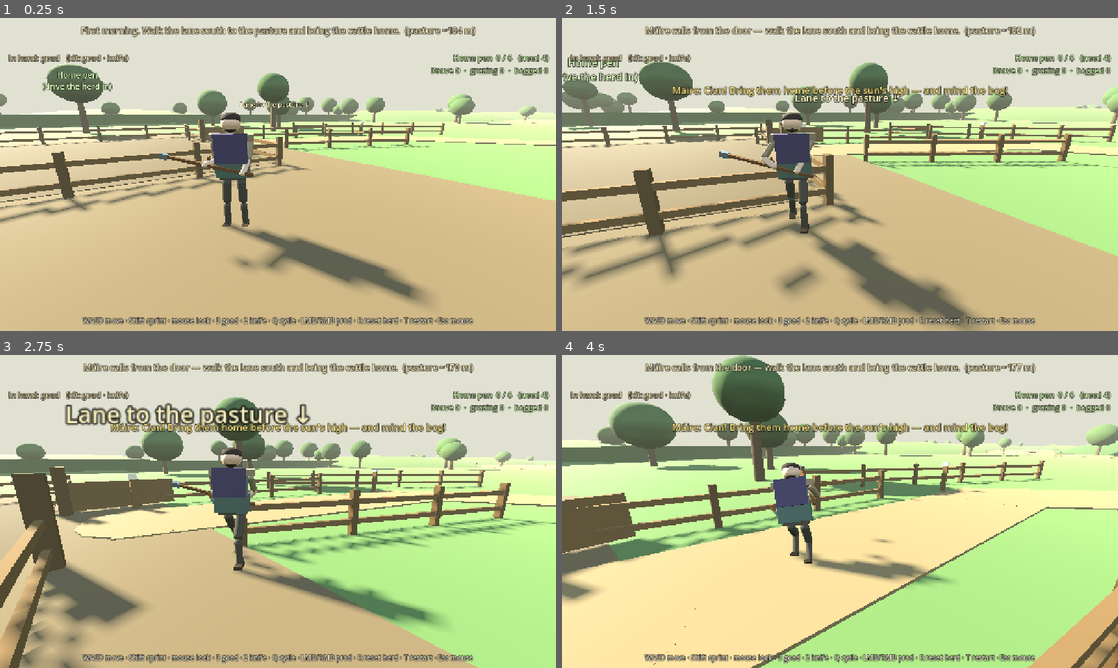
Above: before the commit, frames 1-4 (two rows, left to right).
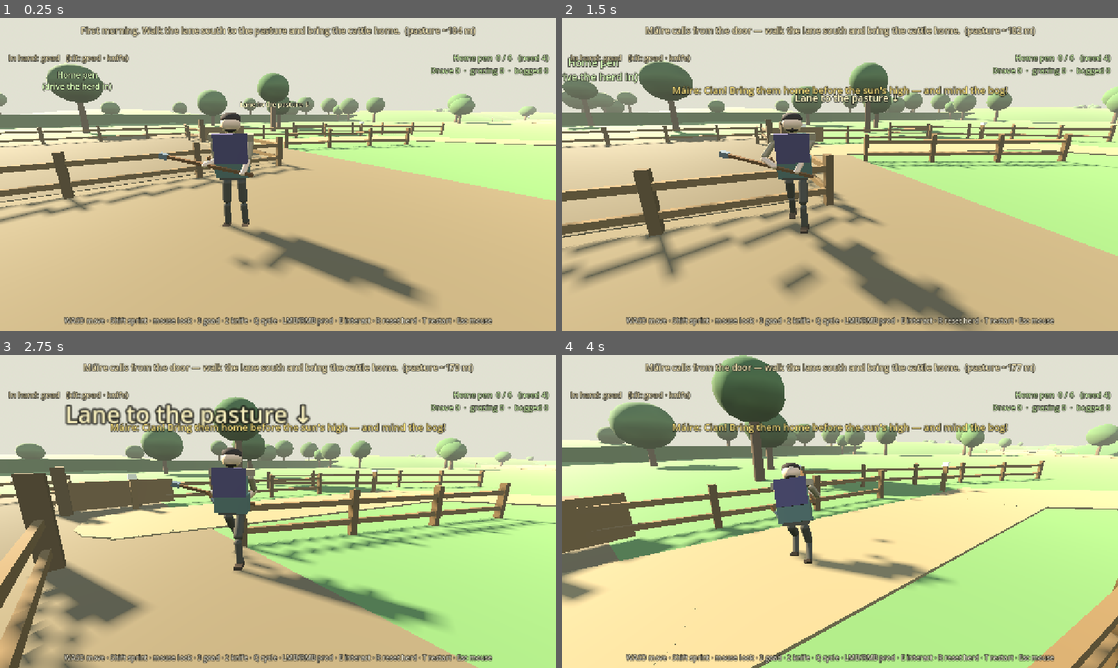
Above: after the commit, the same moments.

Repository: fortins4/devPlayground
Game: Godot game, scene res://scenes/prologue/opening_cattle_drive.tscn
Same seed, same stepped clock (60 frames per second), same inputs: the game is played once before the commit and once after it. This scene is started directly instead of the project's main scene.
Inputs (mouse positions are in pixels of both pictures, inside the frame that each line leads up to):
- Up to frame 1 (0.25 s): no input
- Up to frame 2 (1.5 s): tap Enter at 0.5 s; move the mouse to (867, 174) at 0.52 s; hold E (interact) 0.53-1.28 s; hold W (move_forward) from 0.53 s (still down); click (867, 174) at 0.67 s; tap Space (jump) at 0.77 s; tap Shift (sprint) at 0.8, 1.35 s; move the mouse to (812, 174) at 1.27 s; click (812, 174) at 1.42 s
- Up to frame 3 (2.75 s): keep holding W (move_forward); tap Space (jump) at 1.52 s; tap E (interact) at 1.55 s; move the mouse to (289, 505) at 2.02 s; hold Right mouse button (attack_heavy) from 2.03 s (still down); click (289, 505) at 2.17 s; tap Shift (sprint) at 2.3 s
- Up to frame 4 (4 s): keep holding W (move_forward); move the mouse to (834, 517) at 2.77 s; release Right mouse button (attack_heavy) at 2.78 s; click (834, 517) at 2.85 s; tap Space (jump) at 3.02, 3.77 s; tap E (interact) at 3.05 s; move the mouse to (878, 514) at 3.52 s; hold H (band_toggle) from 3.53 s (still down); click (878, 514) at 3.67 s; tap Shift (sprint) at 3.8 s

The runs differ from the first frame. In frame 1, 1.3% of the frame differs, in the area x 11-89%, y 95-99%; in frame 2, 1.3%; in frame 3, 1.3%; in frame 4, 1.4%.

Commit message:
Opening bucket fill trough chore at spring scoop
Additive greybox chore on the opening cattle drive: pick up bucket near
byre, fill at clear spring scoop pool (not murky outflow), pour into byre
trough for soft progress cue. Cattle soft success unchanged.

Diff:
--- a/scenes/prologue/opening_cattle_drive.tscn
+++ b/scenes/prologue/opening_cattle_drive.tscn
@@ -7,6 +7,7 @@
 [ext_resource type="PackedScene" uid="uid://cq8riochtopencow01" path="res://scenes/prologue/opening_cow.tscn" id="5_cow"]
 [ext_resource type="Script" path="res://scripts/prologue/opening_drive_launcher.gd" id="6_launch"]
 [ext_resource type="Script" path="res://scripts/prologue/opening_family_caller.gd" id="7_family"]
+[ext_resource type="Script" path="res://scripts/prologue/opening_bucket_trough_chore.gd" id="8_bucket"]
 
 [sub_resource type="ProceduralSkyMaterial" id="Sky_morning_mat"]
 sky_top_color = Color(0.5, 0.62, 0.74, 1)
@@ -148,6 +149,9 @@
 speaker_name = "Máire"
 callout_line = "Cian! Bring them home before the sun's high — and mind the bog!"
 
+[node name="OpeningBucketTroughChore" type="Node3D" parent="."]
+script = ExtResource("8_bucket")
+
 [node name="OpeningDriveDirector" type="Node3D" parent="."]
 script = ExtResource("2_director")
 need_home = 4
--- /dev/null
+++ b/scripts/prologue/opening_bucket_trough_chore.gd
@@ -0,0 +1,366 @@
+extends Node3D
+class_name OpeningBucketTroughChore
+## Self-contained opening-farm chore: pick up greybox bucket → fill at clear spring scoop →
+## pour into byre trough. Additive soft progress cue; does not gate cattle soft success.
+##
+## Interact: E when in range (~2.5 m). States: none → empty → full → done.
+
+enum BucketState { NONE, EMPTY, FULL, DONE }
+
+const INTERACT_RANGE := 2.5
+const SPRING_CLEAR := Vector3(-23.5, 0.0, 19.0)
+## Murky outflow SE of the clear pool — fill rejected if closer to this than to clear water.
+const SPRING_OUTFLOW := Vector3(-20.7, 0.0, 20.5)
+const FILL_CLEAR_MAX := 1.85
+const BUCKET_SPAWN := Vector3(5.2, 0.0, 2.5)
+const TROUGH_POS := Vector3(8.2, 0.0, 0.4)
+
+const C_WOOD := Color(0.42, 0.30, 0.18)
+const C_WOOD_DARK := Color(0.32, 0.22, 0.12)
+const C_WATER := Color(0.35, 0.48, 0.52)
+const C_WATER_FULL := Color(0.32, 0.55, 0.58)
+const C_EMPTY_TINT := Color(0.48, 0.38, 0.26)
+const C_BAND := Color(0.28, 0.24, 0.18)
+
+@export var director_path: NodePath = ^"../OpeningDriveDirector"
+
+var _state: BucketState = BucketState.NONE
+var _player: Node3D = null
+var _director: Node = null
+var _world_bucket: Node3D = null
+var _carried: Node3D = null
+var _trough: Node3D = null
+var _trough_water: MeshInstance3D = null
+var _prompt_timer: float = 0.0
+var _mats: Dictionary = {}
+
+
+func _ready() -> void:
+	add_to_group("opening_bucket_trough")
+	_build_props()
+	call_deferred("_bind")
+
+
+func _bind() -> void:
+	_player = get_tree().get_first_node_in_group("player") as Node3D
+	_director = get_node_or_null(director_path)
+	print(
+		"OPENING_BUCKET_TROUGH_READY bucket=%s trough=%s spring=%s"
+		% [BUCKET_SPAWN, TROUGH_POS, SPRING_CLEAR]
+	)
+
+
+func _process(delta: float) -> void:
+	if _prompt_timer > 0.0:
+		_prompt_timer -= delta
+	_sync_carried()
+
+
+func _unhandled_input(event: InputEvent) -> void:
+	if event is InputEventKey and event.pressed and not event.echo:
+		if (event as InputEventKey).keycode == KEY_E:
+			if _try_interact():
+				get_viewport().set_input_as_handled()
+
+
+# ---------------------------------------------------------------- queries (smoke / stills)
+
+func chore_done() -> bool:
+	return _state == BucketState.DONE
+
+
+func bucket_state() -> String:
+	match _state:
+		BucketState.NONE:
+			return "none"
+		BucketState.EMPTY:
+			return "empty"
+		BucketState.FULL:
+			return "full"
+		BucketState.DONE:
+			return "done"
+	return "unknown"
+
+
+func bucket_spawn_pos() -> Vector3:
+	return BUCKET_SPAWN
+
+
+func trough_pos() -> Vector3:
+	return TROUGH_POS
+
+
+func spring_clear_pos() -> Vector3:
+	return SPRING_CLEAR
+
+
+func interact_prompt() -> String:
+	if _state == BucketState.DONE or _player == null or not is_instance_valid(_player):
+		return ""
+	var p := _player.global_position
+	match _state:
+		BucketState.NONE:
+			if _near(p, BUCKET_SPAWN):
+				return "E — pick up bucket"
+		BucketState.EMPTY:
+			if _at_clear_pool(p):
+				return "E — fill bucket at spring"
+			if _near_outflow_only(p):
+				return "Fill at the clear pool (not the murky outflow)"
+		BucketState.FULL:
+			if _near(p, TROUGH_POS):
+				return "E — pour into trough"
+	return ""
+
+
+func is_active() -> bool:
+	return _state != BucketState.DONE
+
+
+## Smoke / capture: force state without walking.
+func debug_set_state(state_name: String) -> void:
+	match state_name:
+		"none":
+			_set_none()
+		"empty":
+			_pickup()
+		"full":
+			if _state == BucketState.NONE:
+				_pickup()
+			_fill()
+		"done":
+			if _state == BucketState.NONE:
+				_pickup()
+			if _state == BucketState.EMPTY:
+				_fill()
+			_pour()
+		_:
+			push_warning("OpeningBucketTroughChore.debug_set_state unknown: " + state_name)
+
+
+# ---------------------------------------------------------------- interact
+
+func try_interact() -> bool:
+	return _try_interact()
+
+
+func _try_interact() -> bool:
+	if _player == null or not is_instance_valid(_player):
+		_player = get_tree().get_first_node_in_group("player") as Node3D
+	if _player == null:
+		return false
+	var p := _player.global_position
+	match _state:
+		BucketState.NONE:
+			if _near(p, BUCKET_SPAWN):
+				_pickup()
+				return true
+		BucketState.EMPTY:
+			if _at_clear_pool(p):
+				_fill()
+				return true
+			if _near_outflow_only(p):
+				_flash("Fill at the clear spring pool — not the murky outflow.", 3.0)
+				return true
+			if _near(p, SPRING_CLEAR, INTERACT_RANGE + 0.8):
+				_flash("Step closer to the clear water in the scoop.", 2.5)
+				return true
+		BucketState.FULL:
+			if _near(p, TROUGH_POS):
+				_pour()
+				return true
+		BucketState.DONE:
+			pass
+	return false
+
+
+func _pickup() -> void:
+	_state = BucketState.EMPTY
+	if _world_bucket:
+		_world_bucket.visible = false
+	_ensure_carried(false)
+	_flash("Bucket in hand — fill it at the spring scoop.", 3.5)
+	print("OPENING_BUCKET_PICKUP")
+
+
+func _fill() -> void:
+	_state = BucketState.FULL
+	_ensure_carried(true)
+	_flash("Bucket full — pour it into the byre trough.", 3.5)
+	print("OPENING_BUCKET_FILLED")
+
+
+func _pour() -> void:
+	_state = BucketState.DONE
+	if _carried:
+		_carried.visible = false
+	if _trough_water:
+		_trough_water.visible = true
+	_flash("Trough filled.", 4.0)
+	print("OPENING_BUCKET_TROUGH_SOFT_SUCCESS")
+
+
+func _set_none() -> void:
+	_state = BucketState.NONE
+	if _world_bucket:
+		_world_bucket.visible = true
+	if _carried:
+		_carried.visible = false
+	if _trough_water:
+		_trough_water.visible = false
+
+
+# ---------------------------------------------------------------- geometry
+
+func _build_props() -> void:
+	_world_bucket = _make_bucket_mesh("WorldBucket", false)
+	_world_bucket.position = BUCKET_SPAWN + Vector3(0.0, 0.28, 0.0)
+	add_child(_world_bucket)
+
+	_trough = Node3D.new()
+	_trough.name = "ByreTrough"
+	_trough.position = TROUGH_POS
+	add_child(_trough)
+	# Low wood trough — outer shell + hollow.
+	_mesh_box(_trough, Vector3(0.0, 0.28, 0.0), Vector3(2.2, 0.55, 0.85), C_WOOD)
+	_mesh_box(_trough, Vector3(0.0, 0.42, 0.0), Vector3(1.85, 0.12, 0.55), C_WOOD_DARK)
+	_mesh_box(_trough, Vector3(-1.0, 0.35, 0.0), Vector3(0.12, 0.5, 0.78), C_WOOD_DARK)
+	_mesh_box(_trough, Vector3(1.0, 0.35, 0.0), Vector3(0.12, 0.5, 0.78), C_WOOD_DARK)
+	_mesh_box(_trough, Vector3(0.0, 0.35, -0.36), Vector3(2.05, 0.45, 0.1), C_WOOD_DARK)
+	_mesh_box(_trough, Vector3(0.0, 0.35, 0.36), Vector3(2.05, 0.45, 0.1), C_WOOD_DARK)
+	_trough_water = _mesh_box(_trough, Vector3(0.0, 0.38, 0.0), Vector3(1.7, 0.08, 0.5), C_WATER)
+	_trough_water.visible = false
+	_trough_water.name = "TroughWater"
+
+	var label := Label3D.new()
+	label.text = "Trough"
+	label.font_size = 28
+	label.pixel_size = 0.01
+	label.billboard = BaseMaterial3D.BILLBOARD_ENABLED
+	label.modulate = Color(0.9, 0.85, 0.65)
+	label.outline_size = 8
+	label.position = Vector3(0.0, 1.35, 0.0)
+	_trough.add_child(label)
+
+
+func _make_bucket_mesh(node_name: String, full: bool) -> Node3D:
+	var root := Node3D.new()
+	root.name = node_name
+	var body_col := C_WOOD if not full else C_EMPTY_TINT.lerp(C_WATER_FULL, 0.15)
+	_mesh_cyl(root, Vector3(0.0, 0.0, 0.0), 0.22, 0.26, 0.42, body_col)
+	_mesh_cyl(root, Vector3(0.0, 0.18, 0.0), 0.24, 0.24, 0.04, C_BAND)
+	_mesh_cyl(root, Vector3(0.0, -0.12, 0.0), 0.24, 0.24, 0.04, C_BAND)
+	# Bail handle.
+	_mesh_box(root, Vector3(0.0, 0.32, 0.0), Vector3(0.38, 0.04, 0.04), C_BAND)
+	_mesh_box(root, Vector3(-0.18, 0.22, 0.0), Vector3(0.04, 0.22, 0.04), C_BAND)
+	_mesh_box(root, Vector3(0.18, 0.22, 0.0), Vector3(0.04, 0.22, 0.04), C_BAND)
+	var water := _mesh_cyl(root, Vector3(0.0, 0.08, 0.0), 0.18, 0.18, 0.08, C_WATER_FULL)
+	water.name = "Water"
+	water.visible = full
+	return root
+
+
+func _ensure_carried(full: bool) -> void:
+	if _carried == null:
+		_carried = _make_bucket_mesh("CarriedBucket", full)
+		_carried.visible = false
+		add_child(_carried)
+	var water := _carried.get_node_or_null("Water") as MeshInstance3D
+	if water:
+		water.visible = full
+	# Retint body slightly when full.
+	for c in _carried.get_children():
+		if c is MeshInstance3D and c.name != "Water":
+			var mi := c as MeshInstance3D
+			if mi.material_override:
+				var m := (mi.material_override as StandardMaterial3D).duplicate() as StandardMaterial3D
+				if full and mi.mesh is CylinderMesh:
+					var cm := mi.mesh as CylinderMesh
+					if cm.height > 0.2:
+						m.albedo_color = C_WOOD.lerp(C_WATER_FULL, 0.12)
+						mi.material_override = m
+	_carried.visible = true
+	_sync_carried()
+
+
+func _sync_carried() -> void:
+	if _carried == null or not _carried.visible:
+		return
+	if _player == null or not is_instance_valid(_player):
+		_player = get_tree().get_first_node_in_group("player") as Node3D
+	if _player == null:
+		return
+	# Float in front / right of player — greybox carry pose.
+	var basis := _player.global_transform.basis
+	var offset := basis * Vector3(0.42, 1.05, -0.35)
+	_carried.global_position = _player.global_position + offset
+	_carried.global_rotation.y = _player.global_rotation.y
+
+
+# ---------------------------------------------------------------- helpers
+
+func _near(p: Vector3, target: Vector3, range_m: float = INTERACT_RANGE) -> bool:
+	var a := Vector3(p.x, 0.0, p.z)
+	var b := Vector3(target.x, 0.0, target.z)
+	return a.distance_to(b) <= range_m
+
+
+func _at_clear_pool(p: Vector3) -> bool:
+	## Require clear-pool proximity and reject murky-outflow-only fills.
+	if not _near(p, SPRING_CLEAR, FILL_CLEAR_MAX):
+		return false
+	var d_clear := _xz_dist(p, SPRING_CLEAR)
+	var d_out := _xz_dist(p, SPRING_OUTFLOW)
+	return d_clear + 0.35 < d_out
+
+
+func _near_outflow_only(p: Vector3) -> bool:
+	return _near(p, SPRING_OUTFLOW, 1.6) and not _at_clear_pool(p)
+
+
+func _xz_dist(a: Vector3, b: Vector3) -> float:
+	return Vector2(a.x, a.z).distance_to(Vector2(b.x, b.z))
+
+
+func _flash(text: String, secs: float = 3.0) -> void:
+	_prompt_timer = secs
+	if _director and _director.has_method("flash"):
+		_director.call("flash", text, secs)
+	elif _director and _director.has_method("_flash"):
+		_director.call("_flash", text, secs)
+
+
+func _mat(color: Color) -> StandardMaterial3D:
+	var key := color.to_html()
+	if _mats.has(key):
+		return _mats[key]
+	var m := StandardMaterial3D.new()
+	m.albedo_color = color
+	m.roughness = 0.92
+	_mats[key] = m
+	return m
+
+
+func _mesh_box(parent: Node, pos: Vector3, size: Vector3, color: Color) -> MeshInstance3D:
+	var mi := MeshInstance3D.new()
+	var bm := BoxMesh.new()
+	bm.size = size
+	mi.mesh = bm
+	mi.material_override = _mat(color)
+	mi.position = pos
+	parent.add_child(mi)
+	return mi
+
+
+func _mesh_cyl(parent: Node, pos: Vector3, top: float, bottom: float, height: float, color: Color) -> MeshInstance3D:
+	var mi := MeshInstance3D.new()
+	var cm := CylinderMesh.new()
+	cm.top_radius = top
+	cm.bottom_radius = bottom
+	cm.height = height
+	cm.radial_segments = 12
+	mi.mesh = cm
+	mi.material_override = _mat(color)
+	mi.position = pos
+	parent.add_child(mi)
+	return mi
--- a/scripts/prologue/opening_drive_director.gd
+++ b/scripts/prologue/opening_drive_director.gd
@@ -370,6 +370,11 @@
 	stage_changed.emit(int(stage), get_stage_name())
 
 
+func flash(text: String, secs: float = 3.0) -> void:
+	## Public banner flash (chores / callers).
+	_flash(text, secs)
+
+
 func _flash(text: String, secs: float) -> void:
 	_flash_text = text
 	_flash_timer = secs
--- a/scripts/prologue/opening_drive_hud.gd
+++ b/scripts/prologue/opening_drive_hud.gd
@@ -10,6 +10,7 @@
 var _flash: Label
 var _controls: Label
 var _weapon: Label
+var _chore: Node = null
 
 
 func _ready() -> void:
@@ -61,7 +62,7 @@
 	_controls.offset_top = -36
 	_controls.offset_bottom = -10
 	_controls.horizontal_alignment = HORIZONTAL_ALIGNMENT_CENTER
-	_controls.text = "WASD move · Shift sprint · mouse look · 3 goad · 2 knife · Q cycle · LMB/RMB prod · R reset herd · T restart · Esc mouse"
+	_controls.text = "WASD move · Shift sprint · mouse look · 3 goad · 2 knife · Q cycle · LMB/RMB prod · E interact · R reset herd · T restart · Esc mouse"
 	call_deferred("_bind")
 
 
@@ -71,6 +72,7 @@
 		_director.connect("soft_success", _on_success)
 	if _director and _director.has_signal("stage_changed"):
 		_director.connect("stage_changed", _on_stage)
+	_chore = get_tree().get_first_node_in_group("opening_bucket_trough")
 
 
 func _process(_delta: float) -> void:
@@ -79,8 +81,14 @@
 	_objective.text = String(_director.call("objective_text"))
 	_status.text = String(_director.call("status_text"))
 	var f := String(_director.call("flash_text"))
+	if f == "" and _chore and _chore.has_method("interact_prompt"):
+		f = String(_chore.call("interact_prompt"))
 	_flash.text = f
 	_flash.visible = f != ""
+	if _chore and _chore.has_method("is_active") and bool(_chore.call("is_active")):
+		_controls.text = "WASD move · Shift sprint · mouse look · 3 goad · 2 knife · Q cycle · LMB/RMB prod · E interact · R reset herd · T restart · Esc mouse"
+	else:
+		_controls.text = "WASD move · Shift sprint · mouse look · 3 goad · 2 knife · Q cycle · LMB/RMB prod · R reset herd · T restart · Esc mouse"
 	var player := get_tree().get_first_node_in_group("player")
 	var combat := player.get_node_or_null("CombatSystem") if player else null
 	if combat and combat.has_method("weapon_name"):
Not shown: 1 places in scenes/prologue/opening_cattle_drive.tscn that only renumber resources
